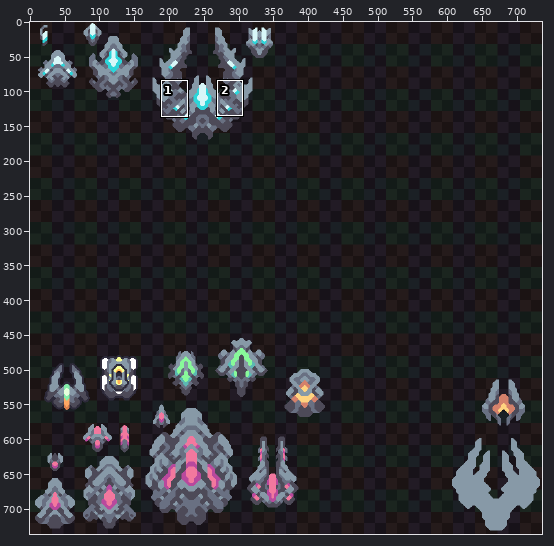
A pixel-art file gets an edit: assets/sprites/atlas/units.ase. Above, an overview of the earlier version with the close-up marked.
Close-up. As it was:
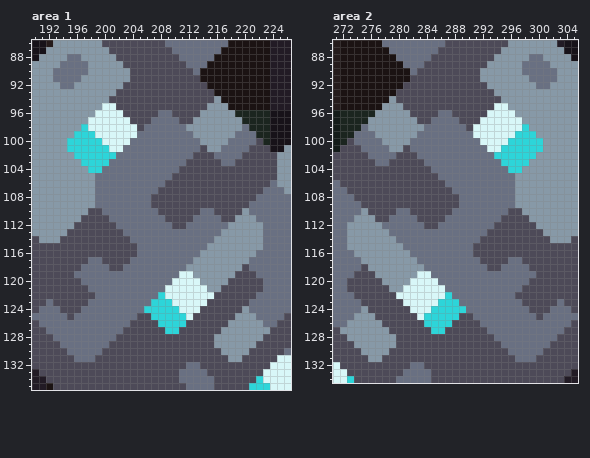
736x736 pixels, 1 frame. Colours within 5 levels of each other are drawn and written as one. Shown: area 1: x 190..226, y 86..135; area 2: x 271..305, y 86..134. The commit also changed other parts of the picture, which this record leaves out.
Once edited:
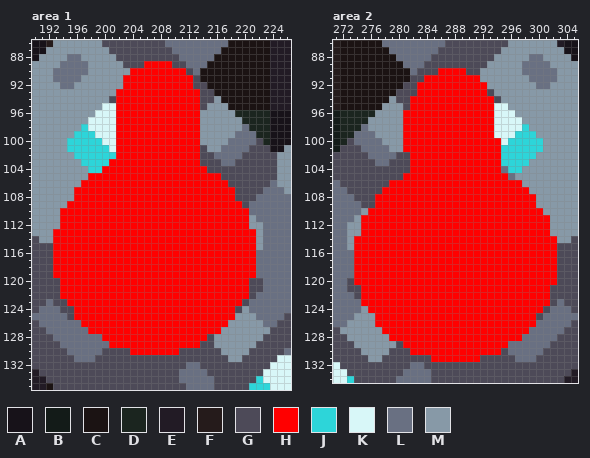
Palette (. is transparent): A #171219  B #131b18  C #1b1313  D #1b251f  E #221b25  F #251b1b  G #4d4a58  H #ff0000  J #2dd5d9  K #d8f7f8  L #697082  M #8799a7
What changed:
layer "A" now shown
Changed rows in their new state; - is an unchanged pixel.
Area 1, layer "A":
first column x 193:
 89 -------------HHHH------------
 90 -----------HHHHHHHH----------
 91 ----------HHHHHHHHHH---------
 92 ----------HHHHHHHHHH---------
 93 ---------HHHHHHHHHHHH--------
 94 ---------HHHHHHHHHHHH--------
 95 ---------HHHHHHHHHHHH--------
 96 ---------HHHHHHHHHHHH--------
 97 ---------HHHHHHHHHHHH--------
 98 ---------HHHHHHHHHHHH--------
 99 ---------HHHHHHHHHHHH--------
100 ---------HHHHHHHHHHHH--------
101 ---------HHHHHHHHHHHH--------
102 ---------HHHHHHHHHHHH--------
103 --------HHHHHHHHHHHHH--------
104 -------HHHHHHHHHHHHHHH-------
105 -----HHHHHHHHHHHHHHHHHHH-----
106 ----HHHHHHHHHHHHHHHHHHHHH----
107 ---HHHHHHHHHHHHHHHHHHHHHHH---
108 ---HHHHHHHHHHHHHHHHHHHHHHH---
109 --HHHHHHHHHHHHHHHHHHHHHHHHH--
110 -HHHHHHHHHHHHHHHHHHHHHHHHHHH-
111 -HHHHHHHHHHHHHHHHHHHHHHHHHHH-
112 -HHHHHHHHHHHHHHHHHHHHHHHHHHH-
113 HHHHHHHHHHHHHHHHHHHHHHHHHHHHH
114 HHHHHHHHHHHHHHHHHHHHHHHHHHHHH
115 HHHHHHHHHHHHHHHHHHHHHHHHHHHHH
116 HHHHHHHHHHHHHHHHHHHHHHHHHHHHH
117 HHHHHHHHHHHHHHHHHHHHHHHHHHHHH
118 HHHHHHHHHHHHHHHHHHHHHHHHHHHHH
119 HHHHHHHHHHHHHHHHHHHHHHHHHHHHH
120 -HHHHHHHHHHHHHHHHHHHHHHHHHHH-
121 -HHHHHHHHHHHHHHHHHHHHHHHHHHH-
122 -HHHHHHHHHHHHHHHHHHHHHHHHHHH-
123 --HHHHHHHHHHHHHHHHHHHHHHHHH--
124 ---HHHHHHHHHHHHHHHHHHHHHHH---
125 ---HHHHHHHHHHHHHHHHHHHHHHH---
126 ----HHHHHHHHHHHHHHHHHHHHH----
127 -----HHHHHHHHHHHHHHHHHHH-----
128 -------HHHHHHHHHHHHHHH-------
129 --------HHHHHHHHHHHHH--------
130 -----------HHHHHHH-----------
Area 2, layer "A":
first column x 274:
 90 ------------HHHH-------------
 91 ----------HHHHHHHH-----------
 92 ---------HHHHHHHHHH----------
 93 ---------HHHHHHHHHH----------
 94 --------HHHHHHHHHHHH---------
 95 --------HHHHHHHHHHHH---------
 96 -------HHHHHHHHHHHHH---------
 97 -------HHHHHHHHHHHHH---------
 98 -------HHHHHHHHHHHHH---------
 99 -------HHHHHHHHHHHHH---------
100 -------HHHHHHHHHHHHHH--------
101 -------HHHHHHHHHHHHHH--------
102 --------HHHHHHHHHHHHH--------
103 --------HHHHHHHHHHHHH--------
104 --------HHHHHHHHHHHHH--------
105 -------HHHHHHHHHHHHHHH-------
106 -----HHHHHHHHHHHHHHHHHHH-----
107 ----HHHHHHHHHHHHHHHHHHHHH----
108 ---HHHHHHHHHHHHHHHHHHHHHHH---
109 ---HHHHHHHHHHHHHHHHHHHHHHH---
110 --HHHHHHHHHHHHHHHHHHHHHHHHH--
111 -HHHHHHHHHHHHHHHHHHHHHHHHHHH-
112 -HHHHHHHHHHHHHHHHHHHHHHHHHHH-
113 -HHHHHHHHHHHHHHHHHHHHHHHHHHH-
114 HHHHHHHHHHHHHHHHHHHHHHHHHHHHH
115 HHHHHHHHHHHHHHHHHHHHHHHHHHHHH
116 HHHHHHHHHHHHHHHHHHHHHHHHHHHHH
117 HHHHHHHHHHHHHHHHHHHHHHHHHHHHH
118 HHHHHHHHHHHHHHHHHHHHHHHHHHHHH
119 HHHHHHHHHHHHHHHHHHHHHHHHHHHHH
120 HHHHHHHHHHHHHHHHHHHHHHHHHHHHH
121 -HHHHHHHHHHHHHHHHHHHHHHHHHHH-
122 -HHHHHHHHHHHHHHHHHHHHHHHHHHH-
123 -HHHHHHHHHHHHHHHHHHHHHHHHHHH-
124 --HHHHHHHHHHHHHHHHHHHHHHHHH--
125 ---HHHHHHHHHHHHHHHHHHHHHHH---
126 ---HHHHHHHHHHHHHHHHHHHHHHH---
127 ----HHHHHHHHHHHHHHHHHHHHH----
128 -----HHHHHHHHHHHHHHHHHHH-----
129 -------HHHHHHHHHHHHHHH-------
130 --------HHHHHHHHHHHHH--------
131 -----------HHHHHHH-----------
Where, in picture pixels (left, top, right, bottom), the same in both close-ups:
changed: (53, 61, 256, 355)
changed: (354, 68, 557, 362)
